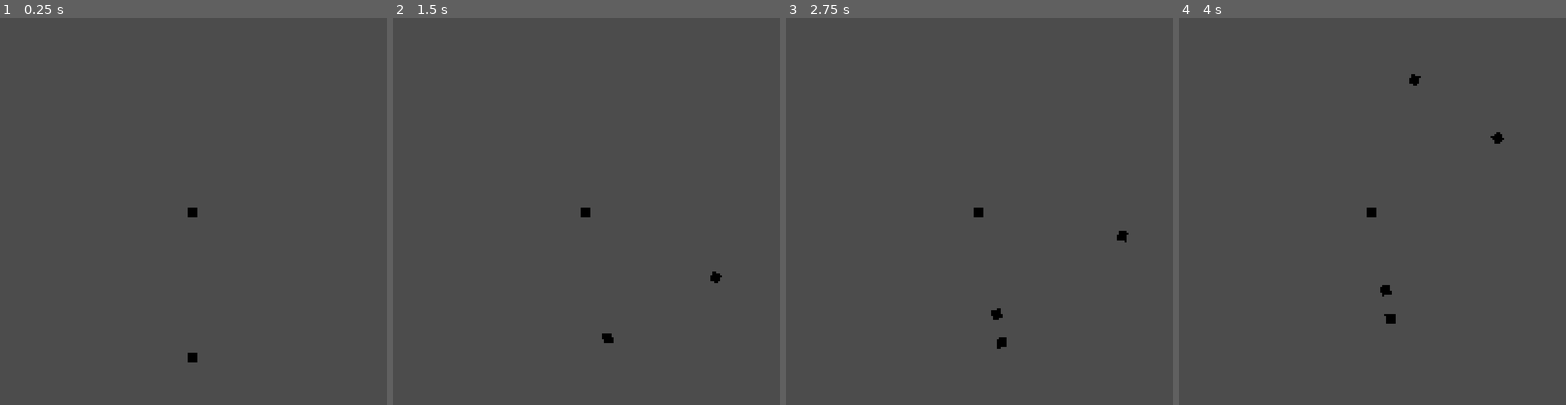
Above: before the commit, frames 1-4 (left to right).
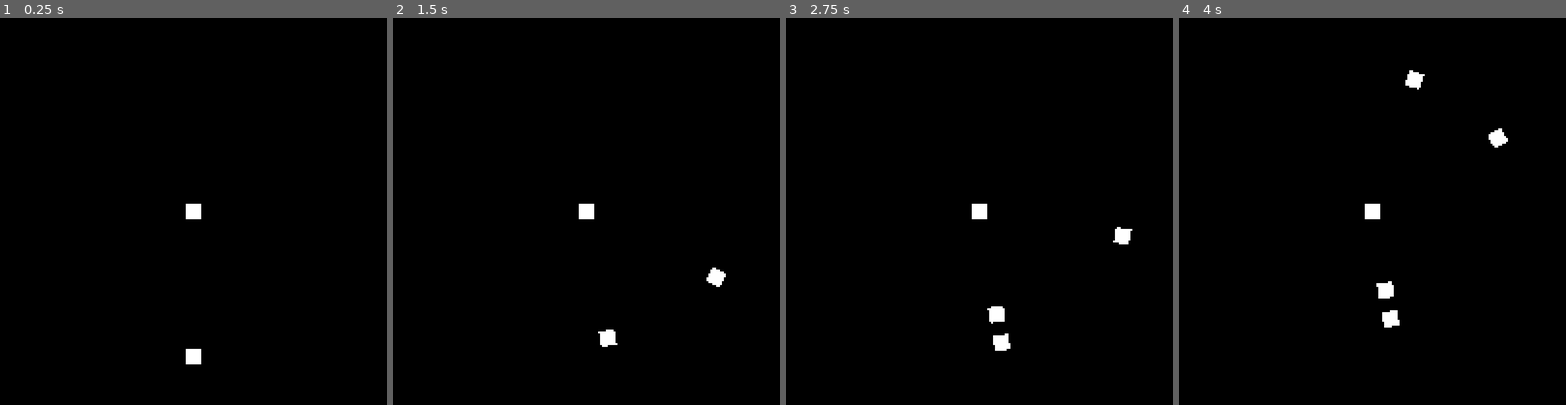
Above: after the commit, the same moments.

Repository: leogeier/amalgamage
Game: Godot game, scene res://scenes/Arena/Arena.tscn
Two runs of this game, one before a commit and one after it. Both use one fixed random seed, a clock stepped at 60 frames per second and the inputs below.
Inputs:
- Up to frame 1 (0.25 s): no input
- Up to frame 2 (1.5 s): tap Enter at 0.5 s; hold Right (ui_right) 0.53-1.28 s; tap Space (shoot) at 0.6, 1.35 s; hold Left (ui_left) from 1.28 s (still down)
- Up to frame 3 (2.75 s): release Left (ui_left) at 2.03 s; hold Right (ui_right) from 2.03 s (still down); tap Space (shoot) at 2.1 s
- Up to frame 4 (4 s): tap Space (shoot) at 2.85, 3.6 s; release Right (ui_right) at 3.53 s; hold Left (ui_left) from 3.53 s (still down)

The runs differ from the first frame. In frame 1, 100% of the frame differs, in the area x 0-100%, y 0-100%; in frame 2, 100%; in frame 3, 100%; in frame 4, 100%.

Commit message:
change clear color and make blocks bigger

Diff:
--- a/ld-46/project.godot
+++ b/ld-46/project.godot
@@ -66,4 +66,5 @@
 quality/driver/driver_name="GLES2"
 vram_compression/import_etc=true
 vram_compression/import_etc2=false
+environment/default_clear_color=Color( 0, 0, 0, 1 )
 environment/default_environment="res://default_env.tres"
--- a/ld-46/scenes/Amalgam/Amalgam.gd
+++ b/ld-46/scenes/Amalgam/Amalgam.gd
@@ -7,7 +7,7 @@
 var last_shape_offset = Vector2(0,0)
 var last_center_sum = Vector2(0,0)
 
-const cell_length = 5.0
+const cell_length = 8.0
 const cell_dim = Vector2(cell_length, cell_length)
 const block_sprite = preload("res://scenes/BlockSprite/BlockSprite.tscn")
 const base_polygon = PoolVector2Array([ \
--- a/ld-46/scenes/Block/Block.tscn
+++ b/ld-46/scenes/Block/Block.tscn
@@ -3,8 +3,8 @@
 [ext_resource path="res://scenes/BlockSprite/BlockSprite.tscn" type="PackedScene" id=1]
 [ext_resource path="res://scenes/Block/Block.gd" type="Script" id=2]
 
-[sub_resource type="RectangleShape2D" id=1]
-extents = Vector2( 2.5, 2.5 )
+[sub_resource type="CircleShape2D" id=1]
+radius = 3.97897
 
 [node name="Block" type="Area2D"]
 script = ExtResource( 2 )
Binary file changed: ld-46/scenes/BlockSprite/block.png
Not shown, changed: assets/block.psd
